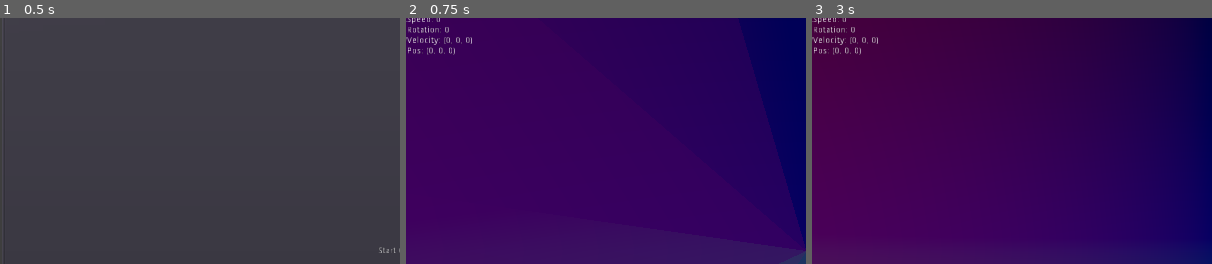
Above: before the commit, frames 1-3 (left to right).
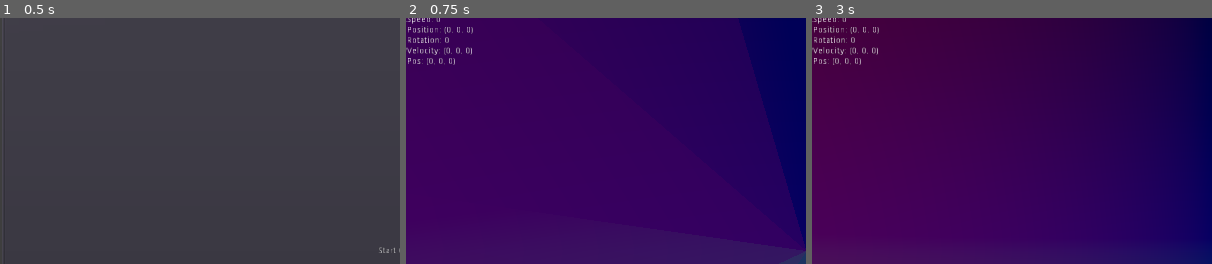
Above: after the commit, the same moments.

Repository: wraitii/WindRider
Game: Godot game, scene res://source/gui/MainMenu.tscn
Two runs of this game, one before a commit and one after it. Both use one fixed random seed, a clock stepped at 60 frames per second and the inputs below.
Inputs:
- Up to frame 1 (0.5 s): no input
- Up to frame 2 (0.75 s): click "Start Game" at 0.5 s
- Up to frame 3 (3 s): tap Enter (ship_dock) at 1.25, 1.35 s; hold Right (ship_rotate_right) 1.28-2.03 s; tap Escape (ship_reset_systems) at 2, 2.75 s; hold Down (ship_reverse) 2.03-2.78 s; tap Space (ship_fire) at 2.1 s; hold Right (ship_rotate_right) from 2.78 s (still down); tap C (switch_camera) at 2.85 s
The pictures show only the part of the screen within x 0-50%, y 3-53%; the shares and areas given below are measured in that part.

Frame 1 is identical in both runs. In frame 2, 0.7% of the frame differs, in the area x 0-17%, y 3-20%; in frame 3, 0.7%.
Error in both runs: Unable to iterate on object of type 'Nil'. (res://source/game/Galaxy.gd:10)

Commit message:
Understood why I had 'physics issues': Bullet treats space as 3D of course. May need to go back to Kinetic bodies after all

Diff:
--- a/source/game/Ship.gd
+++ b/source/game/Ship.gd
@@ -61,6 +61,12 @@
 
 	if state.linear_velocity.length_squared() >= ms*ms:
 		state.linear_velocity = state.linear_velocity.normalized() * ms;
+
+	if translation.y >= 0.1:
+		add_central_force(Vector3(0,-10.0,0));
+	elif translation.y <= 0.1:
+		add_central_force(Vector3(0,10.0,0));
+
 
 func thrust(delta):
 	var transform = get_transform()
@@ -171,7 +177,6 @@
 	if to != currentSystem:
 		hyperNavigating = HypernavigationData.teleport(to, pos)
 		_jump_out()
-
 	else:
 		translation = pos;
 
--- a/source/game/Ship.tscn
+++ b/source/game/Ship.tscn
@@ -11,7 +11,6 @@
 [node name="Ship" type="RigidBody"]
 angular_damp = 1.0
 script = ExtResource( 1 )
-shipDataName = "Cycles"
 
 [node name="ShipGraphics" parent="." instance=ExtResource( 2 )]
 
--- a/source/game/Speed.gd
+++ b/source/game/Speed.gd
@@ -9,6 +9,7 @@
 	if !ship: return
 	var txt = "FPS: " + str(Engine.get_frames_per_second()) + "\n"
 	txt += "Speed: " + str(ship.get_linear_velocity().length()) + "\n"
+	txt += "Position: " + str(ship.translation) + "\n"
 	txt += "Rotation: " + str(ship.get_angular_velocity().length()) + "\n"
 	txt += "Velocity: " + str(ship.get_linear_velocity()) + "\n"
 	txt += "Pos: " + str(ship.translation)
